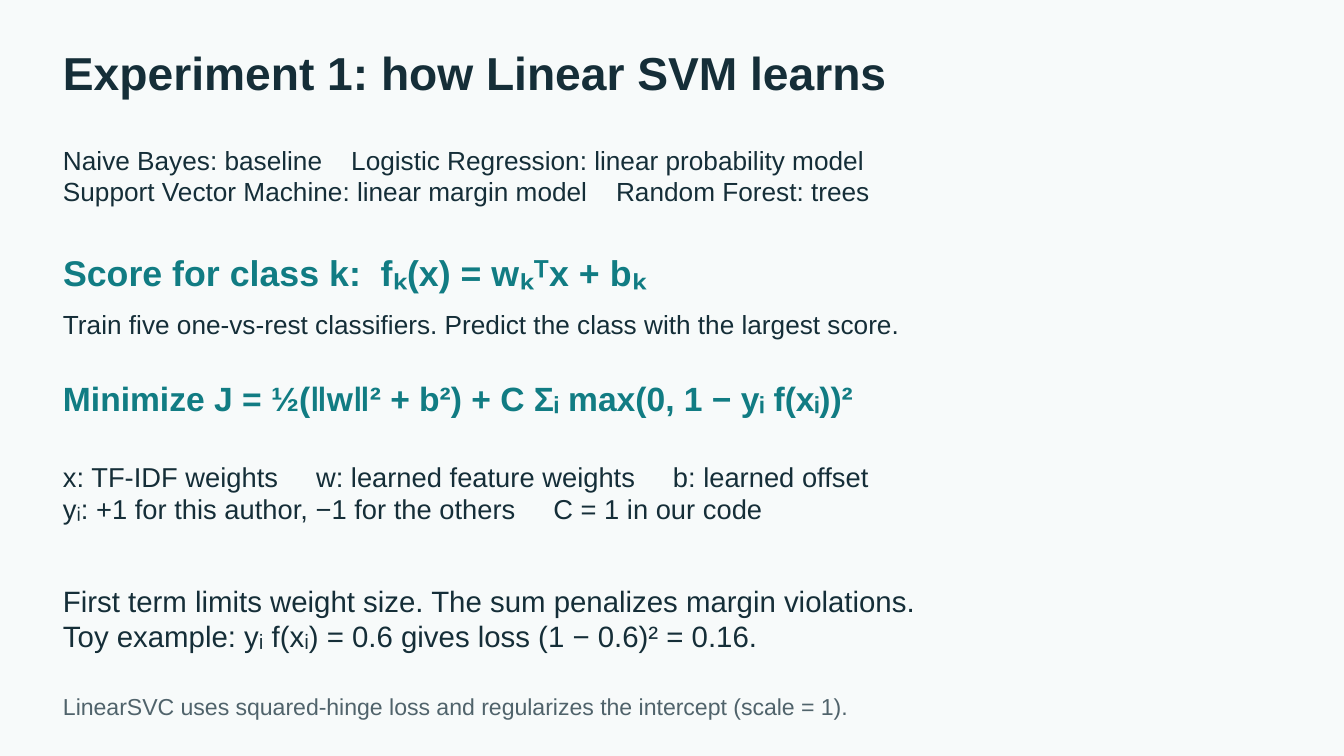
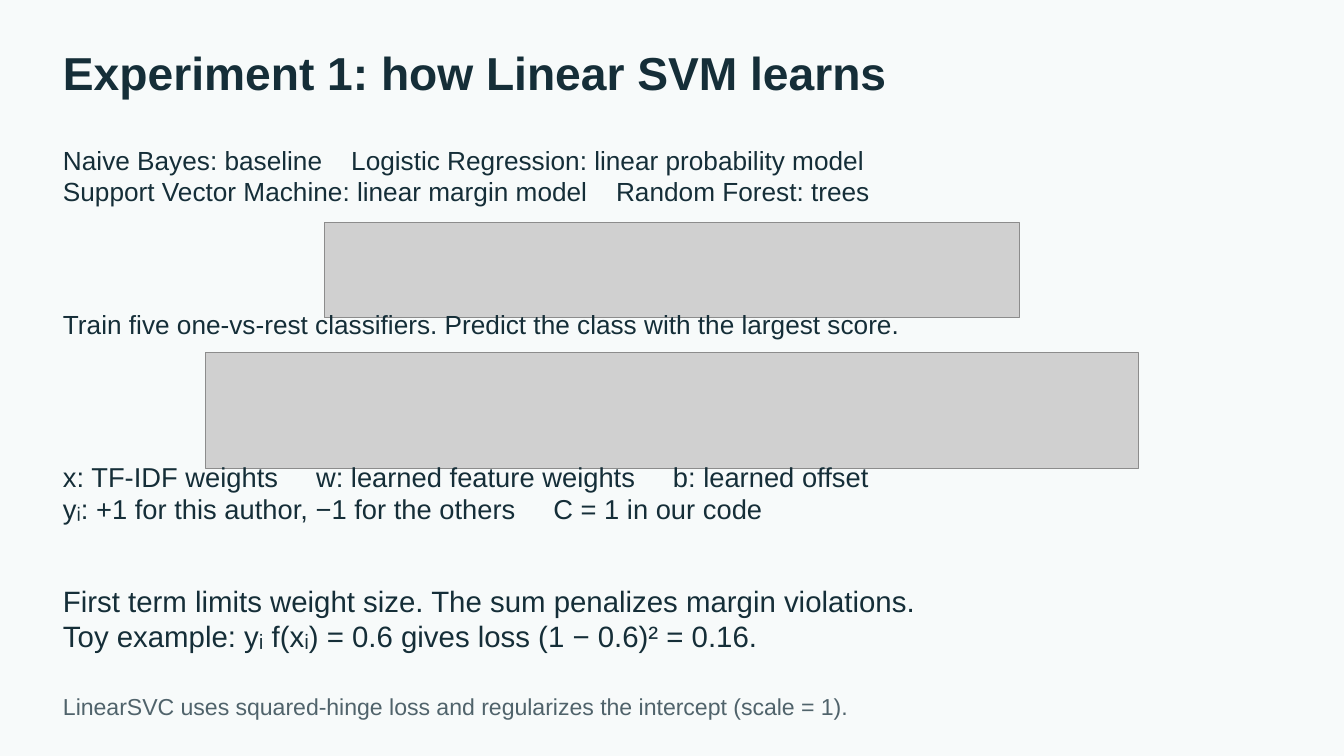
Before and after one commit to S3eeDTR/LLM-AuthorBench-Assignment, a slide deck: slide 3 of submission/Assignment.pptx. Drawn at 1344x756 pixels with LibreOffice and Linux fonts; fonts in the diff are those of the drawing; grey boxes stand for pictures. Boxes give left, top, right and bottom in pixels: in the first picture for what was removed or moved away, otherwise in the second. Text is boxed around its words. In the diff, an @@ line names an element or a change of style, - is before the commit and + after.

```diff
--- a/submission/Assignment.pptx
+++ b/submission/Assignment.pptx
@@ picture added at [325, 223, 1020, 318] @@
@@ text removed at [63, 260, 451, 293] @@
-Score for class k: fₖ(x) = wₖᵀx + bₖ
@@ picture added at [206, 353, 1138, 469] @@
@@ text removed at [63, 386, 853, 418] @@
-Minimize J = ½(‖w‖² + b²) + C Σᵢ max(0, 1 − yᵢ f(xᵢ))²
```
Also in this commit, not shown: 1 other slide changed, 4 other files.
